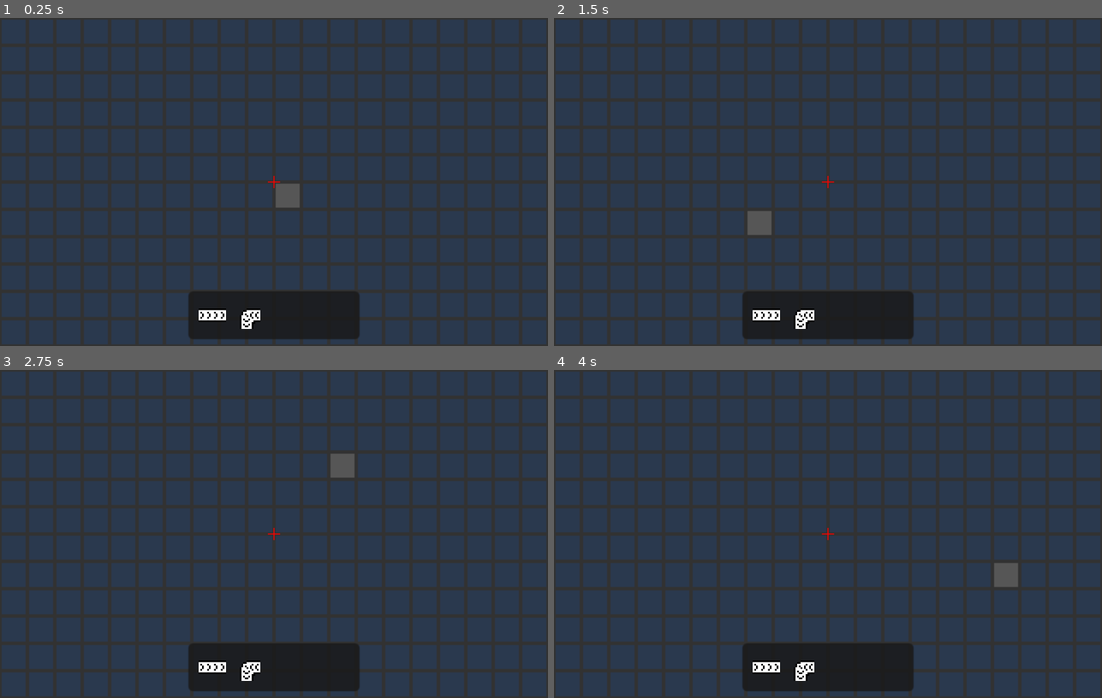
Above: before the commit, frames 1-4 (two rows, left to right).
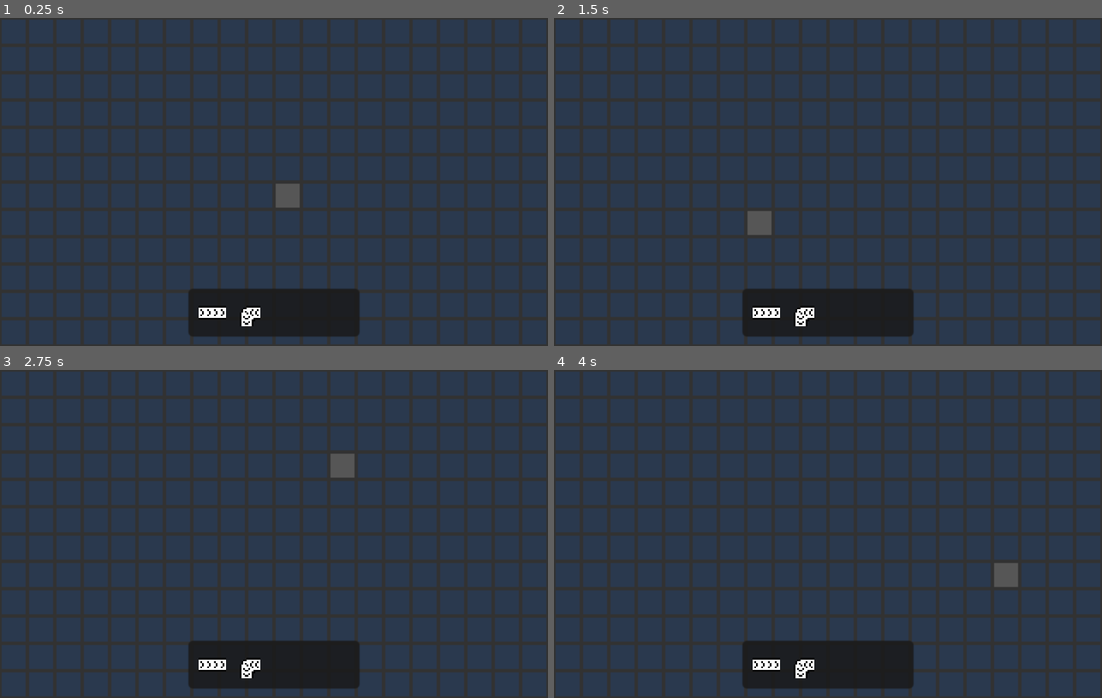
Above: after the commit, the same moments.

Repository: IShaLinI/FactoryGame
Game: Godot game, scene res://scenes/game.tscn
Two runs of this game, one before a commit and one after it. Both use one fixed random seed, a clock stepped at 60 frames per second and the inputs below.
Inputs (mouse positions are in pixels of both pictures, inside the frame that each line leads up to):
- Up to frame 1 (0.25 s): no input
- Up to frame 2 (1.5 s): tap Enter at 0.5 s; move the mouse to (948, 165) at 0.52 s; click (948, 165) at 0.67 s; tap Space at 1.25 s; drag from (718, 198) to (800, 247) at 1.27 s
- Up to frame 3 (2.75 s): tap Enter at 2 s; move the mouse to (328, 461) at 2.02 s; click (328, 461) at 2.17 s
- Up to frame 4 (4 s): tap Space at 2.75 s; drag from (800, 599) to (663, 484) at 2.77 s; tap Enter at 3.5 s; move the mouse to (992, 583) at 3.52 s; click (992, 583) at 3.67 s

The runs differ from the first frame. In frame 1, 0.7% of the frame differs, in the area x 34-66%, y 48-98%; in frame 2, 0.7%; in frame 3, 0.7%; in frame 4, 0.7%.

Commit message:
reworked zoom

Diff:
--- a/scenes/game.tscn
+++ b/scenes/game.tscn
@@ -4,7 +4,7 @@
 [ext_resource type="Texture2D" uid="uid://gy25u6l0ufqn" path="res://assets/TileMap.png" id="1_lrikw"]
 [ext_resource type="Script" path="res://scripts/world_grid.gd" id="2_p71fl"]
 [ext_resource type="Texture2D" uid="uid://bftlgfwdcmw1j" path="res://assets/crosshair.png" id="2_y8jgr"]
-[ext_resource type="Script" path="res://scripts/tiles.gd" id="3_hpmsn"]
+[ext_resource type="Script" path="res://scripts/tile_place_gui.gd" id="3_hpmsn"]
 
 [sub_resource type="TileSetAtlasSource" id="TileSetAtlasSource_c8lvm"]
 texture = ExtResource("1_lrikw")
@@ -24,12 +24,11 @@
 [node name="Game" type="Node2D"]
 
 [node name="Camera" type="Camera2D" parent="."]
-zoom = Vector2(4, 4)
 script = ExtResource("1_ec15k")
 
 [node name="Camera Crosshair" type="Sprite2D" parent="Camera"]
+visible = false
 z_index = 2
-scale = Vector2(0.035, 0.035)
 texture = ExtResource("2_y8jgr")
 
 [node name="PanelContainer" type="PanelContainer" parent="Camera"]
@@ -39,9 +38,9 @@
 anchor_right = 0.5
 anchor_bottom = 1.0
 offset_left = -50.0
-offset_top = 64.0
+offset_top = 250.0
 offset_right = 50.0
-offset_bottom = 92.0
+offset_bottom = 278.0
 grow_horizontal = 2
 grow_vertical = 0
 pivot_offset = Vector2(50, 0)
@@ -58,6 +57,7 @@
 
 [node name="WorldGrid" type="TileMapLayer" parent="Grids"]
 z_index = -1
+scale = Vector2(4, 4)
 tile_set = SubResource("TileSet_crioc")
 script = ExtResource("2_p71fl")
 
--- a/scripts/gui.gd
+++ /dev/null
@@ -1,5 +0,0 @@
-extends Container
-
-# Called every frame. 'delta' is the elapsed time since the previous frame.
-func _process(delta):
-	pass
--- a/scripts/tiles.gd
+++ b/scripts/tile_place_gui.gd
@@ -37,16 +37,11 @@
 	atlas_source.create_tile(Vector2i(3,0))
 	tileset.add_source(atlas_source,0)
 
+	ui_container.scale = Vector2(4,4)
 
+	item_list.icon_scale = 1
 	item_list.focus_mode = FocusMode.FOCUS_NONE
 	item_list.add_icon_item(atlas_to_texture2d(get_tile_texture(Vector2i(2,0),0)))
 	item_list.add_icon_item(atlas_to_texture2d(get_tile_texture(Vector2i(3,0),0)))
 
 	pass
-
-func _process(delta):
-
-	ui_container.scale = Vector2(4,4) / camera.zoom
-	ui_container.position.y = snapped(256 / camera.zoom.x, 0.5)
-
-	pass
--- a/scripts/world_grid.gd
+++ b/scripts/world_grid.gd
@@ -6,29 +6,32 @@
 var zoom = 4
 
 func getTileAtCoord(coord: Vector2):
-	return Vector2i(floor(coord.x/16), floor(coord.y/16))
+	return Vector2i(floor(coord.x/(16 * zoom)), floor(coord.y/(16 * zoom)))
 
 #Draw placement grid squares around camera
 func redraw():
 	grid.clear()
 	var centerCell = getTileAtCoord(camera.position)
 	var window_size = get_viewport_rect()
-	var gridHeight = ceil((window_size.size.y / 16) / zoom) + 2
-	var gridWidth = ceil((window_size.size.x / 16) / zoom) + 2
+
+	var gridHeight = ceil((window_size.size.y / (16 * zoom))) + 2
+	var gridWidth = ceil((window_size.size.x / (16 * zoom))) + 2
+
 	for x in range(centerCell.x - gridWidth/2, centerCell.x + gridWidth/2):
 		for y in range(centerCell.y - gridHeight/2, centerCell.y + gridHeight/2):
 			grid.set_cell(Vector2i(x,y), 0, Vector2i(0,1))
 
 	#Hover Highlight
-	var cameraPosition = camera.position/16
+	var cameraPosition = camera.position/(16 * zoom)
 	var mousePosition = Vector2(Vector2i(get_viewport().get_mouse_position()) - get_viewport().size/2)/(16*zoom)
 	grid.set_cell(floor(cameraPosition + mousePosition), 0, Vector2i(1,1))
 
 	pass
 
 func changeZoom(increment : float):
-	zoom = round(clamp(zoom + increment, 1, 6) * 10)/10
-	camera.zoom = Vector2(zoom,zoom)
+	zoom = round(clamp(zoom + increment, 1, 8) * 10)/10
+	grid.scale = Vector2(zoom, zoom)
+	redraw()
 
 func _on_ready():
 	camera.redraw_grid.connect(redraw)
Binary file changed: assets/crosshair.png
